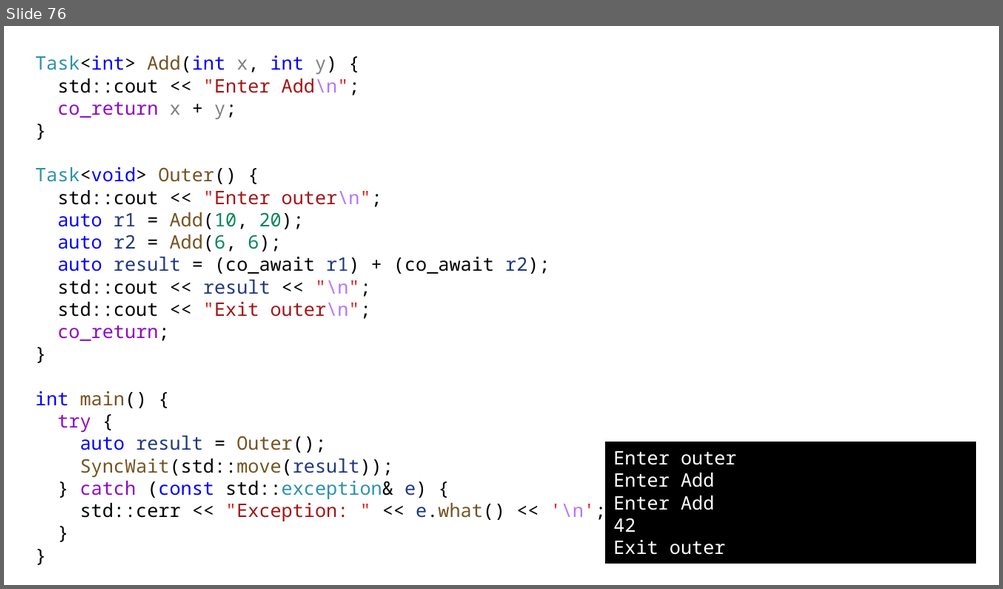
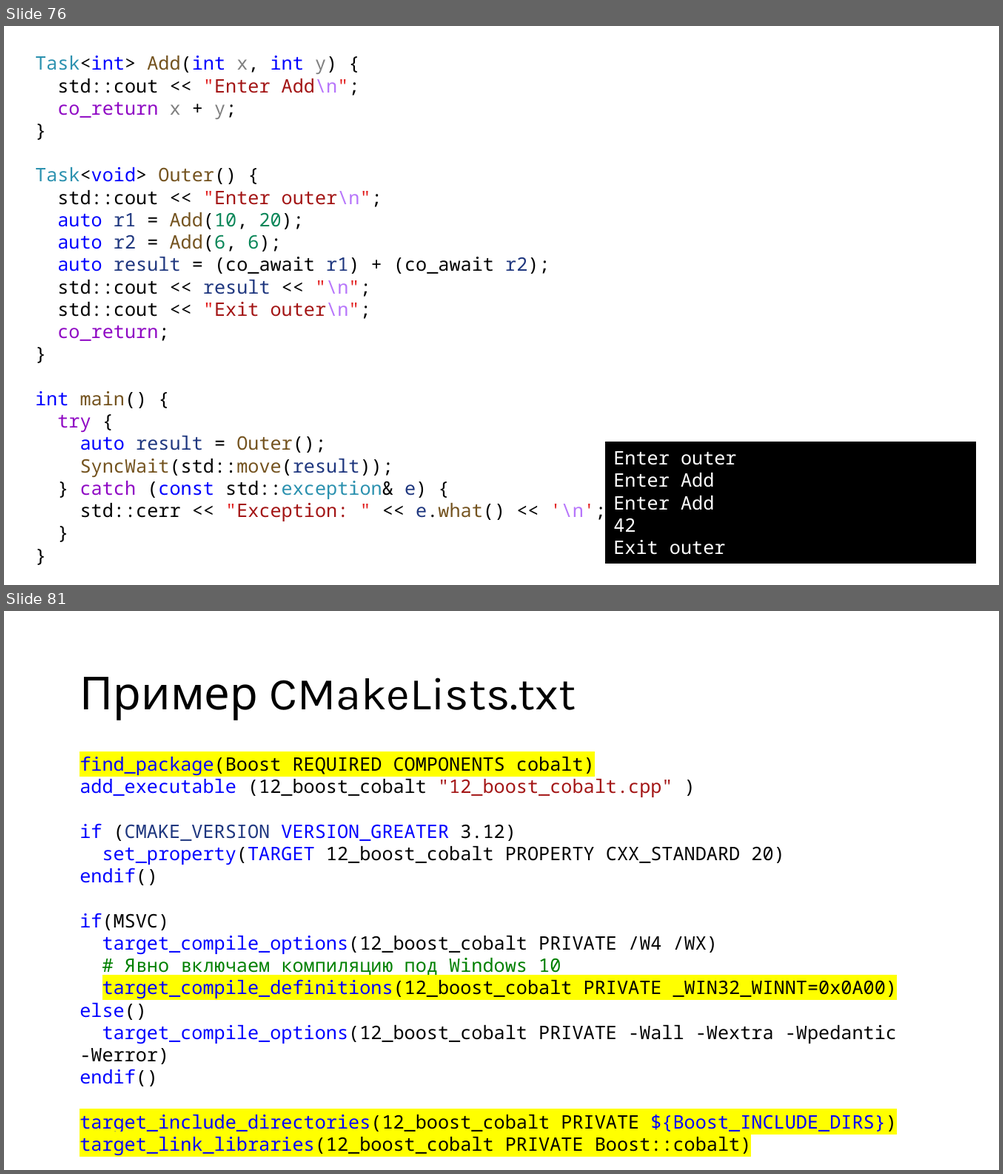
Before and after one commit to alexey-malov/pc, a slide deck: lectures/12/Coroutines.pptx. Shown one above the other, each under a label of ours: slide 76 before the commit, slides 76 and 81 after it; the slides between them are not shown. The pictures are 1003x589 and 1003x1174 pixels, drawn with LibreOffice and Linux fonts; fonts in the diff are those of the drawing. Boxes give left, top, right and bottom in pixels: in the first picture for what was removed or moved away, otherwise in the second. Text is boxed around its words. In the diff, an @@ line names an element or a change of style, - is before the commit and + after.

```diff
--- a/lectures/12/Coroutines.pptx
+++ b/lectures/12/Coroutines.pptx
@@ slide 81 added at box(4, 611, 999, 1170), background #FFFFFF @@
@@ title added at box(79, 677, 576, 721), 44 pt, text #000000 @@
+Пример CMakeLists.txt
@@ text added at box(79, 756, 896, 1151), 18 pt, text #000000 @@
+find_package(Boost REQUIRED COMPONENTS cobalt)
+add_executable (12_boost_cobalt "12_boost_cobalt.cpp" )
+if (CMAKE_VERSION VERSION_GREATER 3.12)
+set_property(TARGET 12_boost_cobalt PROPERTY CXX_STANDARD 20)
+endif()
+if(MSVC)
+target_compile_options(12_boost_cobalt PRIVATE /W4 /WX)
+# Явно включаем компиляцию под Windows 10
+target_compile_definitions(12_boost_cobalt PRIVATE _WIN32_WINNT=0x0A00)
+else()
+target_compile_options(12_boost_cobalt PRIVATE -Wall -Wextra -Wpedantic -Werror)
+endif()
+target_include_directories(12_boost_cobalt PRIVATE ${Boost_INCLUDE_DIRS})
+target_link_libraries(12_boost_cobalt PRIVATE Boost::cobalt)
```
Also in this commit, not shown: 1 slide changed, 27 other slides added, 18 other files.
